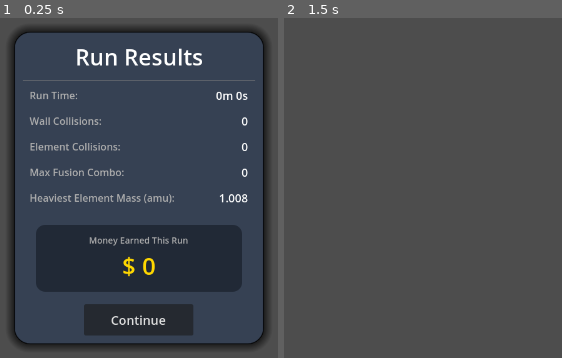
Above: before the commit, frames 1-2 (left to right).
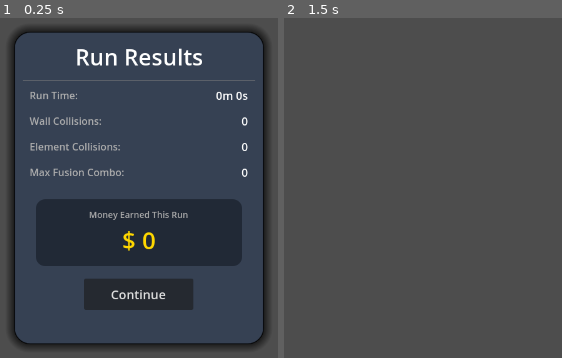
Above: after the commit, the same moments.

Repository: LionelEisenberg/FusionForge
Game: Godot game, scene res://scenes/ui/run_results_popup/run_results_popup.tscn
Two runs of this game, one before a commit and one after it. Both use one fixed random seed, a clock stepped at 60 frames per second and the inputs below. This scene is started directly instead of the project's main scene.
Inputs:
- Up to frame 1 (0.25 s): no input
- Up to frame 2 (1.5 s): click "Continue" at 0.5 s; tap Enter at 1.25 s

The runs differ from the first frame. In frame 1, 15% of the frame differs, in the area x 10-90%, y 51-94%; in frame 2, nothing differs.

Commit message:
Add invincible mode

Diff:
--- a/scenes/ui/run_results_popup/run_results_popup.tscn
+++ b/scenes/ui/run_results_popup/run_results_popup.tscn
@@ -118,6 +118,7 @@
 horizontal_alignment = 2
 
 [node name="HeaviestElementMassLabel" type="Label" parent="MarginContainer/MainVBoxContainer/StatsMarginContainer/StatsGrid"]
+visible = false
 layout_mode = 2
 size_flags_horizontal = 3
 text = "Heaviest Element Mass (amu):"
@@ -125,6 +126,7 @@
 
 [node name="HeaviestElementMassValue" type="Label" parent="MarginContainer/MainVBoxContainer/StatsMarginContainer/StatsGrid"]
 unique_name_in_owner = true
+visible = false
 layout_mode = 2
 size_flags_horizontal = 3
 size_flags_vertical = 8
--- a/scripts/main/main_game.gd
+++ b/scripts/main/main_game.gd
@@ -9,7 +9,12 @@
 @export var subviewport_path: NodePath = NodePath("")
 @export var subviewport_container_path: NodePath = NodePath("")
 
+#-----------------------------------------------------------------------------
+# Override exports
+#-----------------------------------------------------------------------------
+
 @export var override_save_file: bool = false
+@export var invincible_mode: bool = false
 
 #-----------------------------------------------------------------------------
 # Variables
@@ -33,6 +38,10 @@
 # Godot Lifecycle Functions
 #-----------------------------------------------------------------------------
 func _ready() -> void:
+	# Override Logic for Invincible Mode:
+	if GameManager:
+		GameManager.invincible_mode = invincible_mode
+
 	# Load persistent data first (ensure PersistenceManager loads before MainGame in Autoload)
 	if PersistenceManager:
 		if override_save_file:
--- a/singletons/GameManager/game_manager.gd
+++ b/singletons/GameManager/game_manager.gd
@@ -31,12 +31,14 @@
 var acceleration_magnitude: float = 25.0
 var force_to_energy_conversion_factor: float = 0.5
 
+# --- Parameters linked with Override / Testing ---
+var invincible_mode = false
+
 #-----------------------------------------------------------------------------
 # Initialization
 #-----------------------------------------------------------------------------
 
 func _ready() -> void:
-
 
 	if PersistenceManager and PersistenceManager.save_game_data:
 		live_save_data = PersistenceManager.save_game_data
@@ -143,7 +145,8 @@
 	# Check for depletion AFTER spending
 	if current_energy <= 0.0:
 		current_energy = 0.0 # Clamp to zero
-		energy_depleted.emit()
+		if not invincible_mode:
+			energy_depleted.emit()
 		print("GameManager: Energy depleted!") # Keep critical event print
 
 # --- Stability ---
@@ -166,7 +169,8 @@
 	if current_stability <= 0.0:
 		current_stability = 0.0 # Clamp to zero
 		stability_updated.emit(current_stability, max_stability)
-		reactor_destroyed.emit()
+		if not invincible_mode:
+			reactor_destroyed.emit()
 		print("GameManager: Reactor destroyed!") # Keep critical event print
 
 #-----------------------------------------------------------------------------
